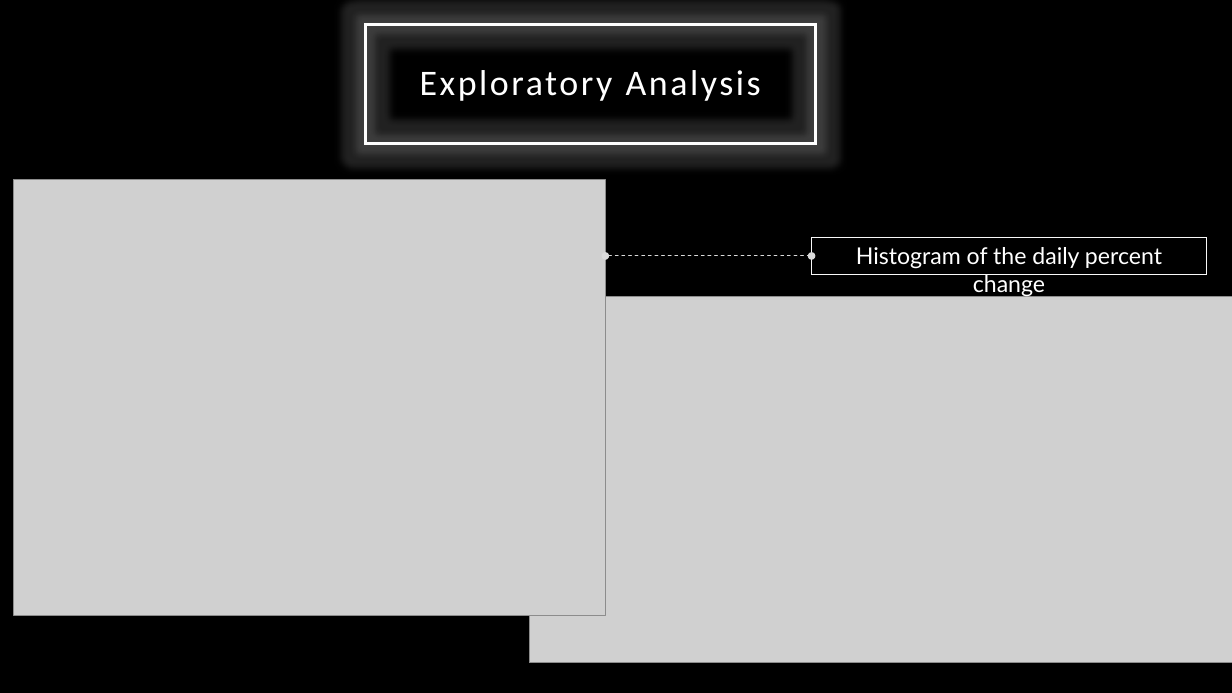
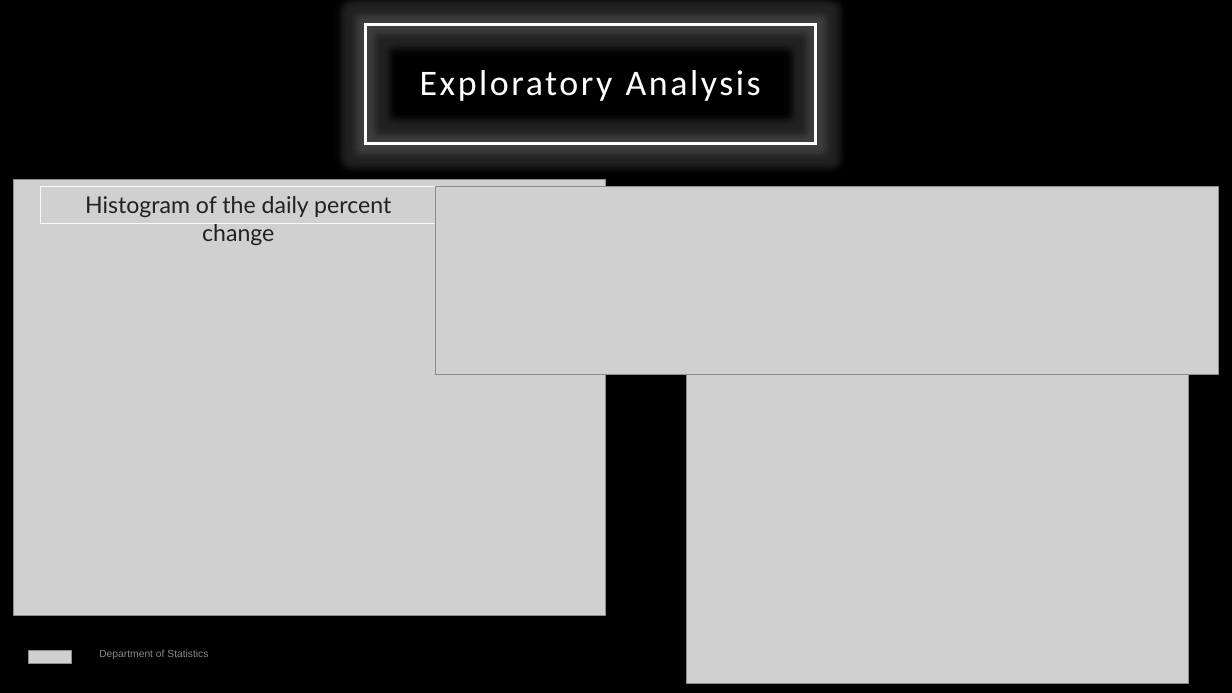
Before and after one commit to positivee27/Stat418Project, a slide deck: slide 3 of Time series analysis of aapl stock.pptx. Drawn at 1232x693 pixels with LibreOffice and Linux fonts; fonts in the diff are those of the drawing; grey boxes stand for pictures. Boxes give left, top, right and bottom in pixels: in the first picture for what was removed or moved away, otherwise in the second. Text is boxed around its words. In the diff, an @@ line names an element or a change of style, - is before the commit and + after.

Commit message:
add slides

```diff
--- a/Time series analysis of aapl stock.pptx
+++ b/Time series analysis of aapl stock.pptx
@@ rectangle "Histogram of the daily percent ...": place and size @@
-rectangle "Histogram of the daily percent ..." at (811, 238, 1206, 274)
+rectangle "Histogram of the daily percent ..." at (41, 186, 435, 223)
@@ rectangle "Histogram of the daily percent ..." at (41, 186, 435, 223): text colour #FFFFFF to #212123 @@
@@ picture added at (436, 186, 1219, 374) @@
@@ double arrow removed from (605, 256) to (811, 256) @@
@@ picture: place and size @@
-picture at (530, 296, 1232, 663)
+picture at (687, 281, 1189, 684)
@@ picture added at (29, 650, 71, 664) @@
@@ text added at (99, 649, 208, 659), 8 pt, text #898989 @@
+Department of Statistics
```
Also in this commit, not shown: 1 other slide changed, 3 slides added, 1 slide removed, 1 other file.
